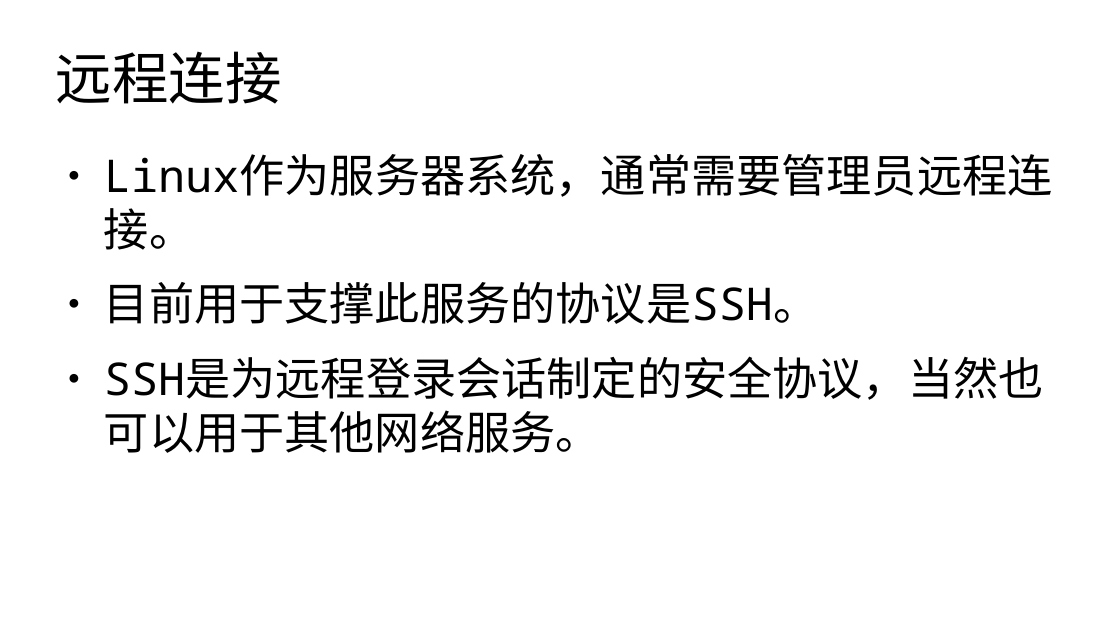
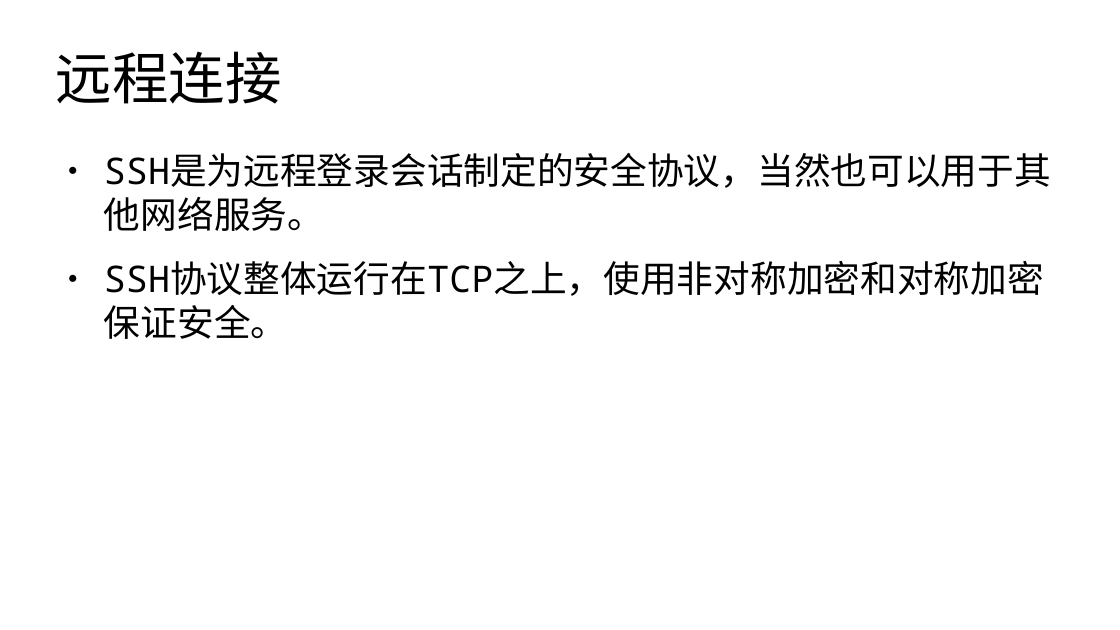
Before and after one commit to master-genius/linux-system, a slide deck: slide 14 of materials/slides/ch09-network.odp (slide 2 before the commit). Drawn at 1120x630 pixels with LibreOffice and Linux fonts; fonts in the diff are those of the drawing. Boxes give left, top, right and bottom in pixels: in the first picture for what was removed or moved away, otherwise in the second. Text is boxed around its words. In the diff, an @@ line names an element or a change of style, - is before the commit and + after.

```diff
--- a/materials/slides/ch09-network.odp
+++ b/materials/slides/ch09-network.odp
@@ text at (104, 154, 1053, 324): paragraphs removed @@
-● Linux作为服务器系统，通常需要管理员远程连接。
-● 目前用于支撑此服务的协议是SSH。
@@ text at (104, 153, 1051, 231): size 32 to 26 pt in "SSH是为远程登录会话制定的安全协议，当然也可以用于其他网络服务。" @@
@@ text at (104, 261, 1044, 339): paragraph added @@
+● SSH协议整体运行在TCP之上，使用非对称加密和对称加密保证安全。
```
Also in this commit, not shown: 5 other slides changed, 16 slides added, 3 slides removed, 1 other file.
